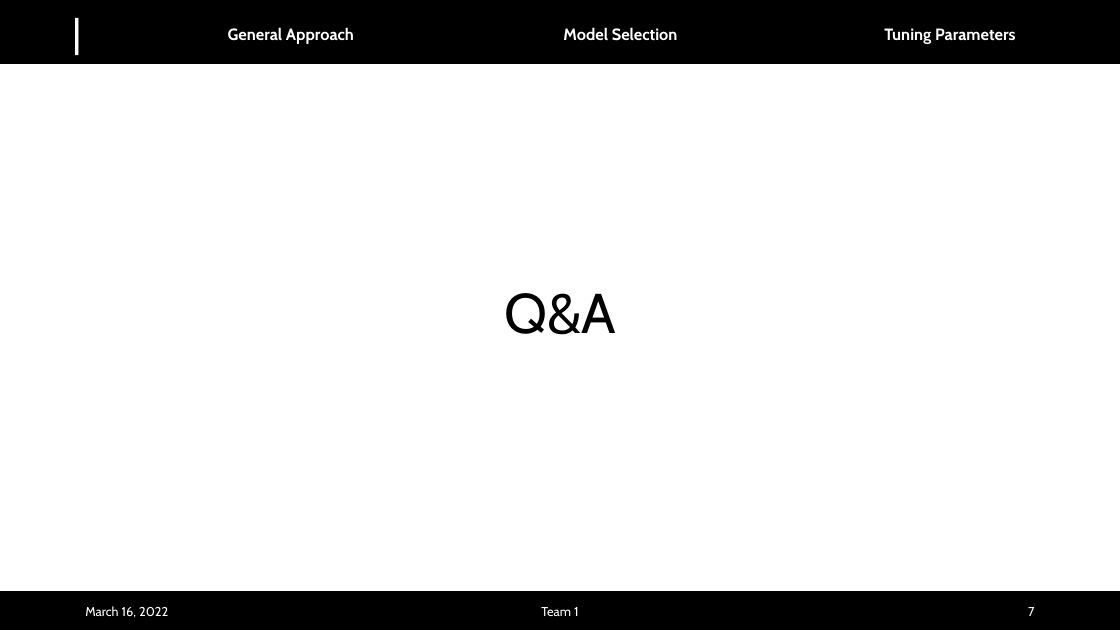
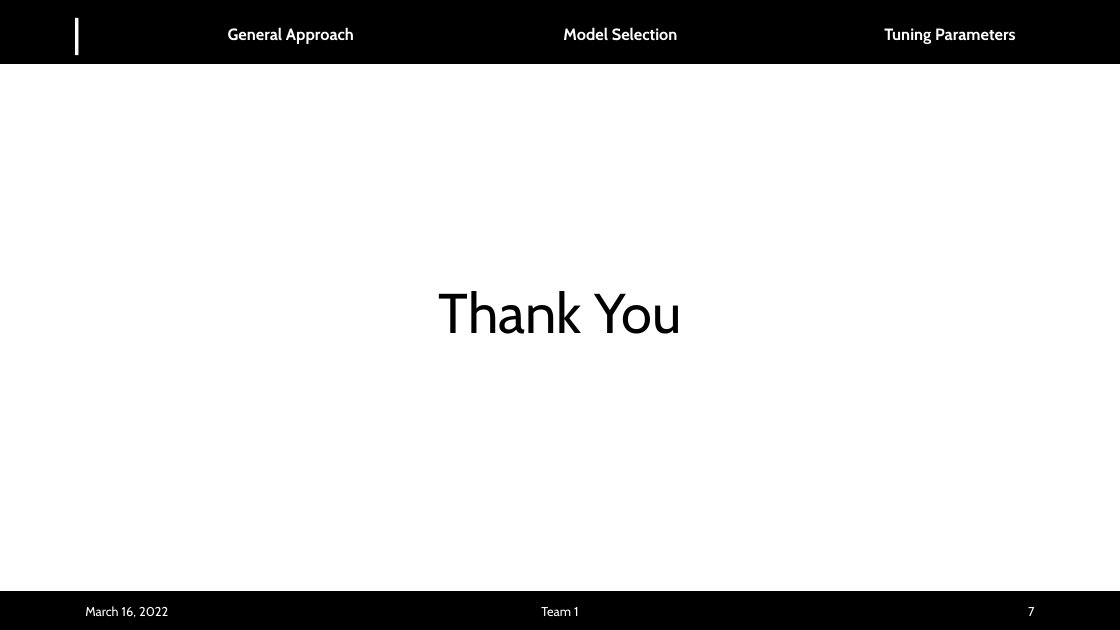
Before and after one commit to albertlk/grillochallenge, a slide deck: slide 7 of Challenge_Team1_v2.pptx. Drawn at 1120x630 pixels with LibreOffice and Linux fonts; fonts in the diff are those of the drawing; background and template pictures are left out. Boxes give left, top, right and bottom in pixels: in the first picture for what was removed or moved away, otherwise in the second. Text is boxed around its words. In the diff, an @@ line names an element or a change of style, - is before the commit and + after.

Commit message:
Final Presentation version

```diff
--- a/Challenge_Team1_v2.pptx
+++ b/Challenge_Team1_v2.pptx
@@ title at [439,291,681,334]: text changed @@
-Q&A
+Thank You
```
Also in this commit, not shown: 1 other file.
